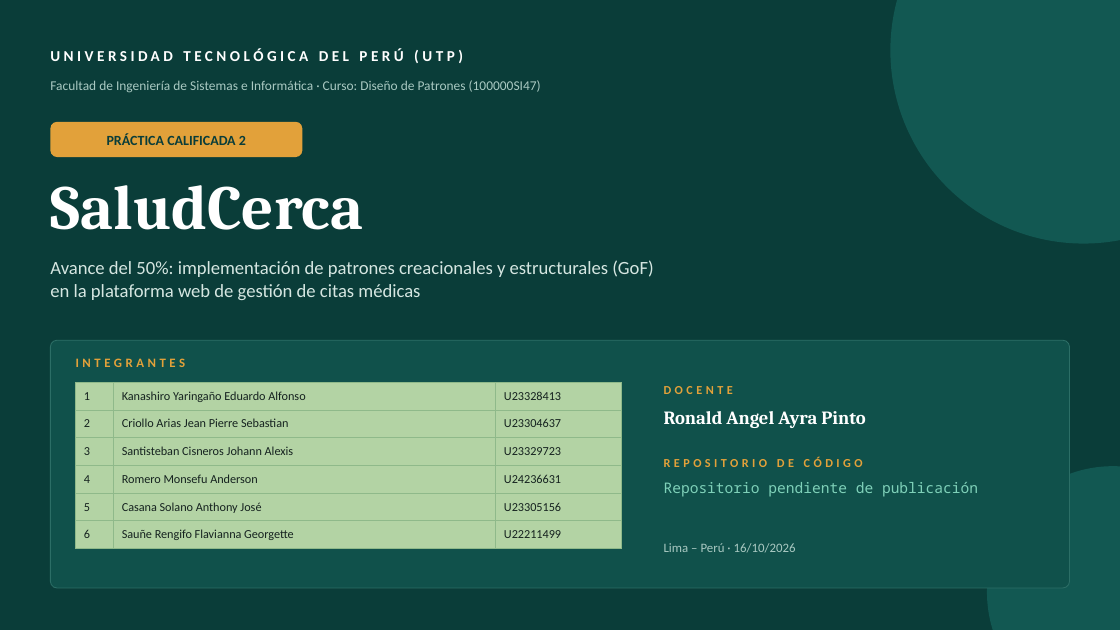
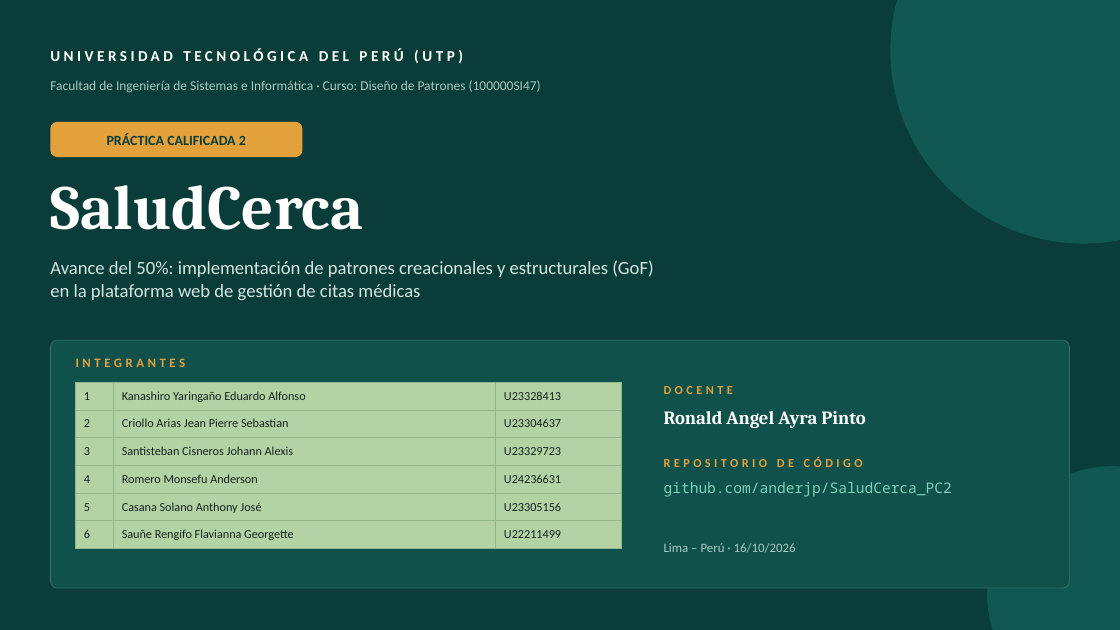
Before and after one commit to anderjp/SaludCerca_PC2, a slide deck: slide 1 of Presentacion_PC2_SaludCerca.pptx. Drawn at 1120x630 pixels with LibreOffice and Linux fonts; fonts in the diff are those of the drawing. Boxes give left, top, right and bottom in pixels: in the first picture for what was removed or moved away, otherwise in the second. Text is boxed around its words. In the diff, an @@ line names an element or a change of style, - is before the commit and + after.

Commit message:
Documentación PC2 con enlace al repositorio

```diff
--- a/Presentacion_PC2_SaludCerca.pptx
+++ b/Presentacion_PC2_SaludCerca.pptx
@@ text at (664, 482, 952, 497): text changed @@
-Repositorio pendiente de publicación
+github.com/anderjp/SaludCerca_PC2
```
Also in this commit, not shown: 4 other files.
